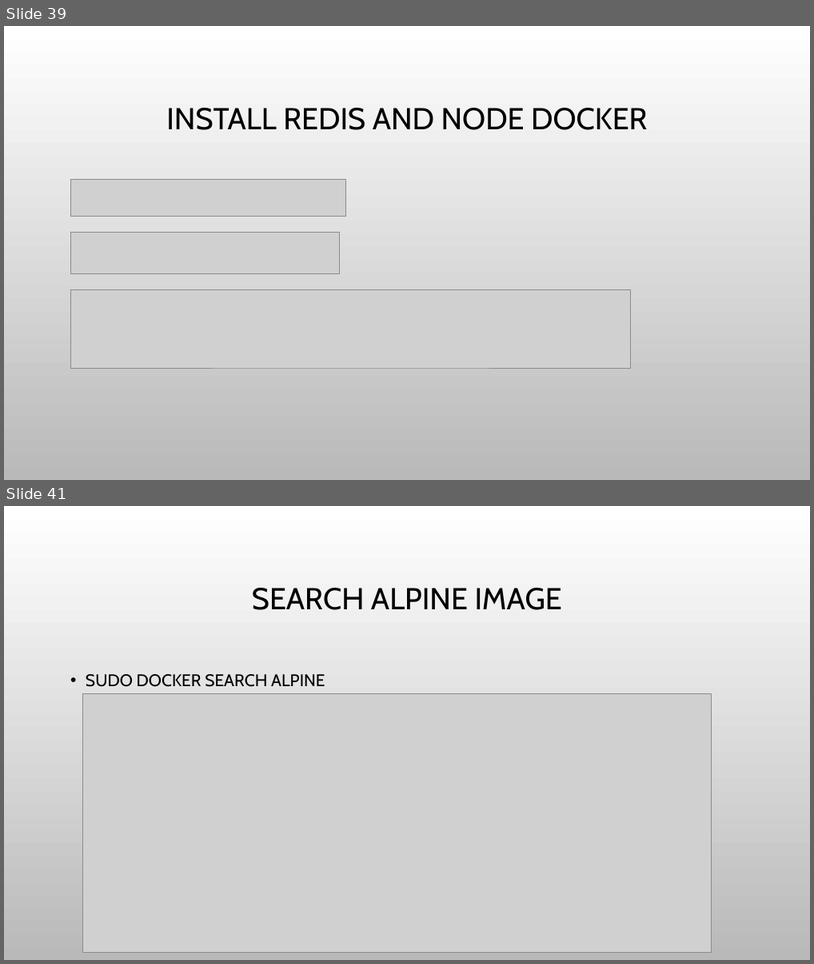
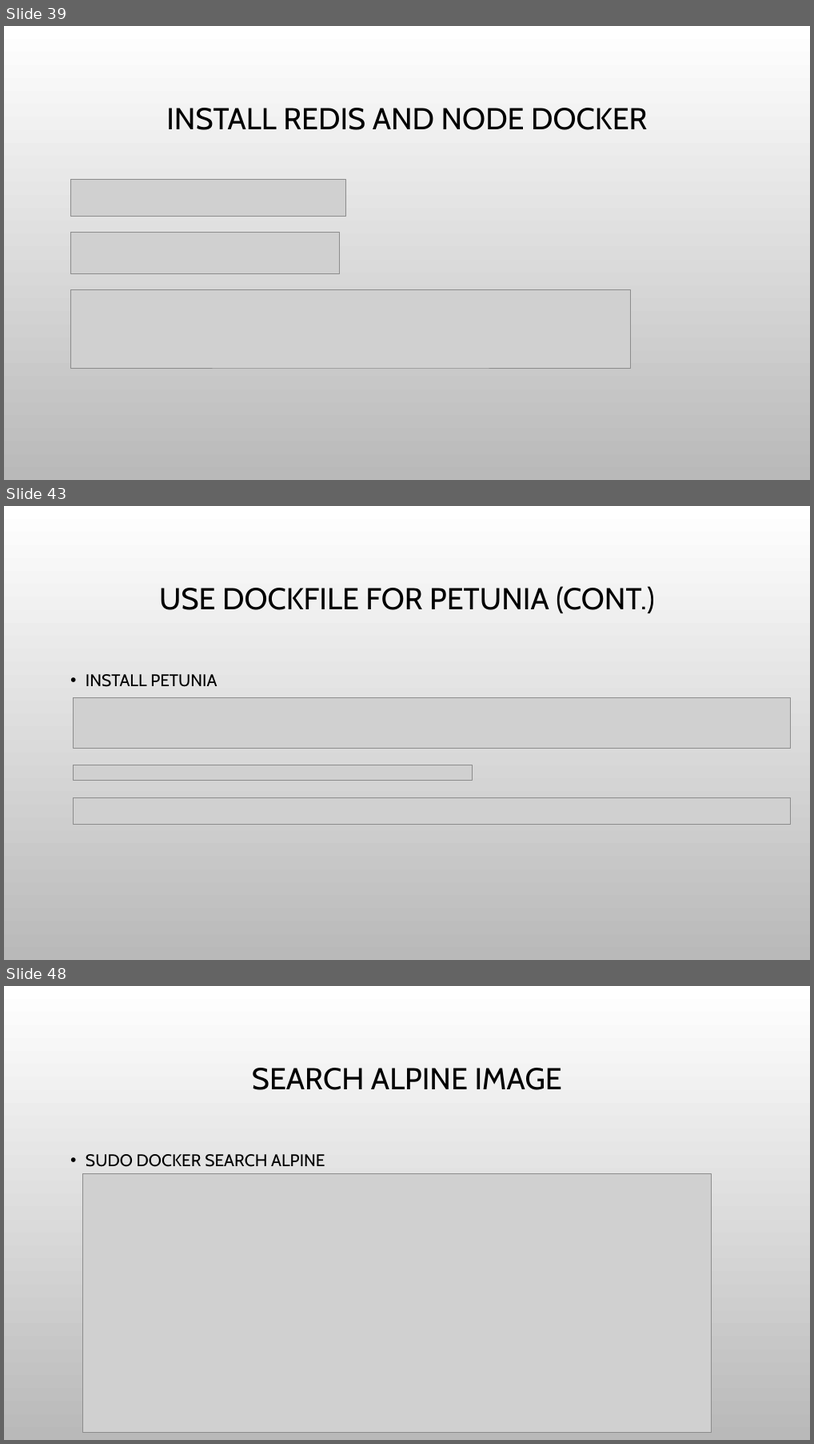
Before and after one commit to haixiang1977/iris, a slide deck: Docker Practice.pptx. Shown one above the other, each under a label of ours: slides 39 and 41 before the commit, slides 39, 43 and 48 after it; the slides between them are not shown. The pictures are 814x964 and 814x1444 pixels, drawn with LibreOffice and Linux fonts; fonts in the diff are those of the drawing; grey boxes stand for pictures; background and template pictures are left out. Boxes give left, top, right and bottom in pixels: in the first picture for what was removed or moved away, otherwise in the second. Text is boxed around its words. In the diff, an @@ line names an element or a change of style, - is before the commit and + after.

Commit message:
Add docker for petunia

```diff
--- a/Docker Practice.pptx
+++ b/Docker Practice.pptx
@@ slide 43 added at (4,506,810,960), background picture (left out) @@
@@ title added at (159,586,654,613), 36 pt, text #000000 @@
+USE DOCKFILE FOR PETUNIA (CONT.)
@@ text added at (86,674,217,687), 20 pt, text #000000 @@
+• INSTALL PETUNIA
@@ picture added at (74,698,791,748) @@
@@ picture added at (74,765,472,780) @@
@@ picture added at (74,797,791,825) @@
@@ what was slide 41 is now slide 48 @@
```
Also in this commit, not shown: 1 slide changed, 6 other slides added, 3 other files.
